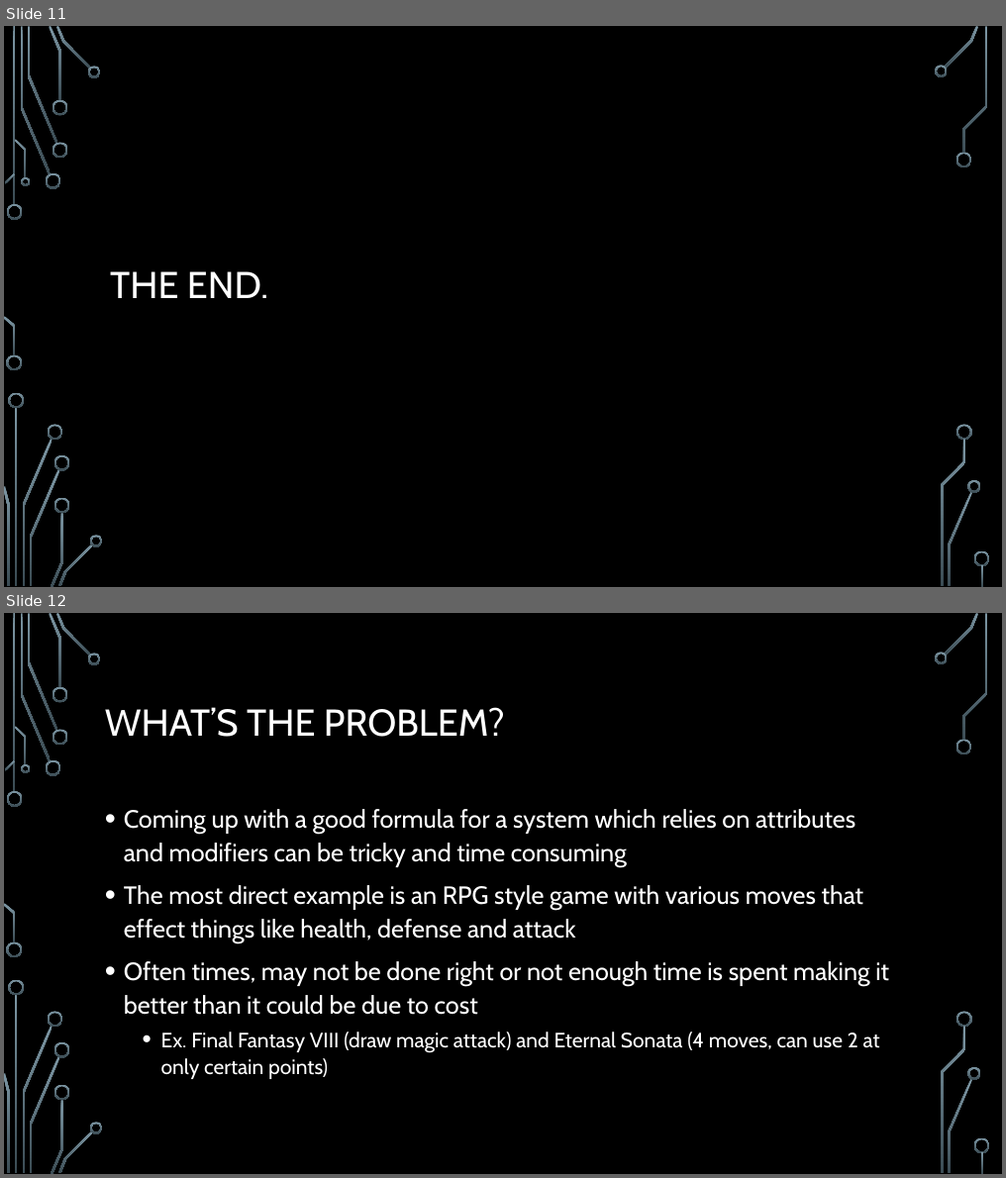
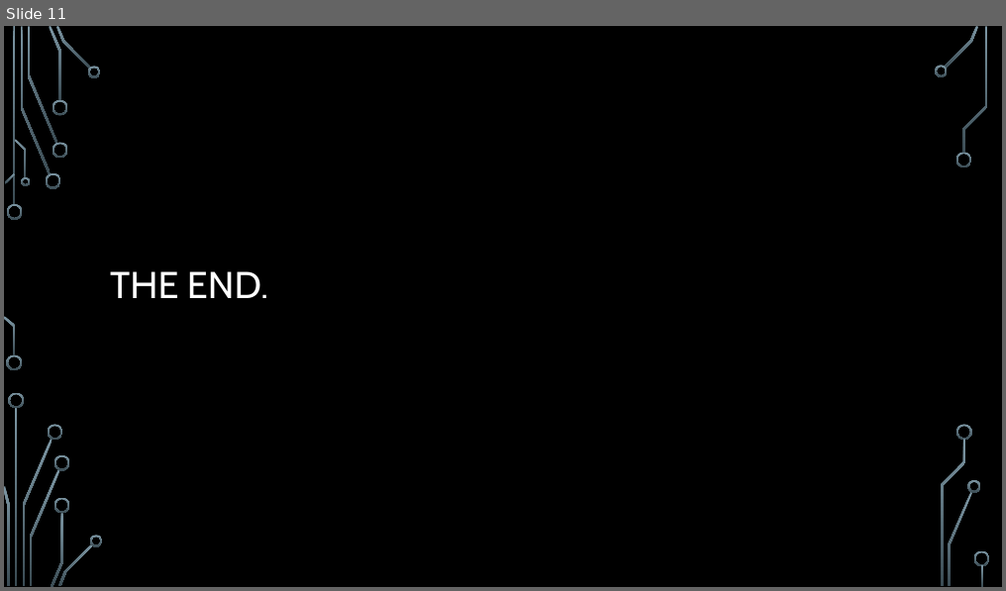
Before and after one commit to acbart/attribute-learning-system, a slide deck: presentation/Attribute Learning System Presentation.pptx. Shown one above the other, each under a label of ours: slides 11 and 12 before the commit, slide 11 after it. The pictures are 1006x1178 and 1006x591 pixels, drawn with LibreOffice and Linux fonts; fonts in the diff are those of the drawing; background and template pictures are left out. Boxes give left, top, right and bottom in pixels: in the first picture for what was removed or moved away, otherwise in the second. Text is boxed around its words. In the diff, an @@ line names an element or a change of style, - is before the commit and + after.

```diff
--- a/presentation/Attribute Learning System Presentation.pptx
+++ b/presentation/Attribute Learning System Presentation.pptx
@@ slide 12 removed at box(4, 613, 1002, 1174), background picture (left out); not listed: 36 template elements that a slide beside it also shows @@
@@ title removed at box(105, 707, 505, 737) @@
-WHAT’S THE PROBLEM?
@@ text removed at box(124, 809, 889, 1079) @@
-• Coming up with a good formula for a system which relies on attributes and modifiers can be tricky and time consuming
-• The most direct example is an RPG style game with various moves that effect things like health, defense and attack
-• Often times, may not be done right or not enough time is spent making it better than it could be due to cost
-  • Ex. Final Fantasy VIII (draw magic attack) and Eternal Sonata (4 moves, can use 2 at only certain points)
```
Also in this commit, not shown: 5 slides changed, 1 slide added, 2 other slides removed, 1 other file.
